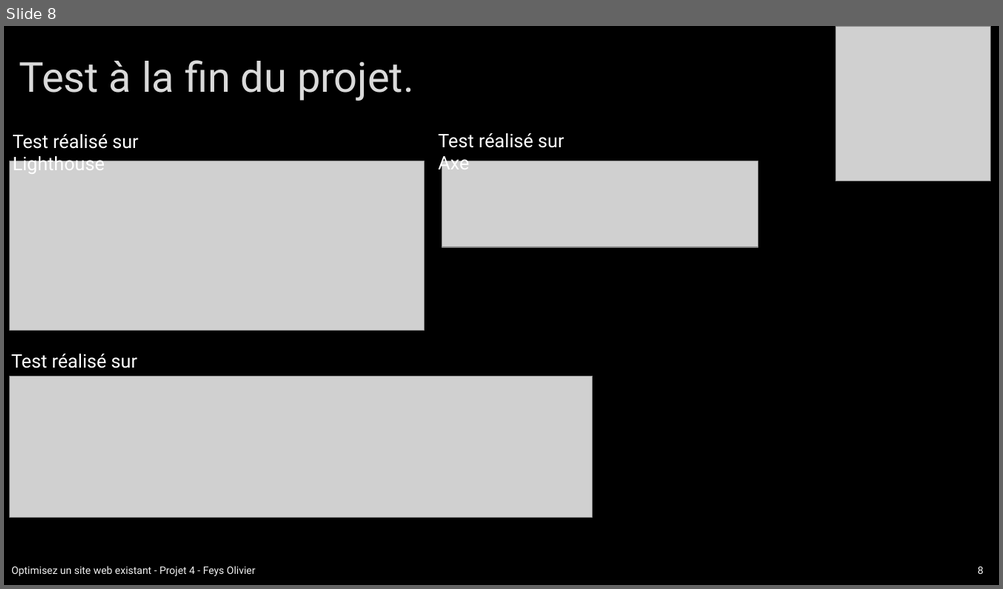
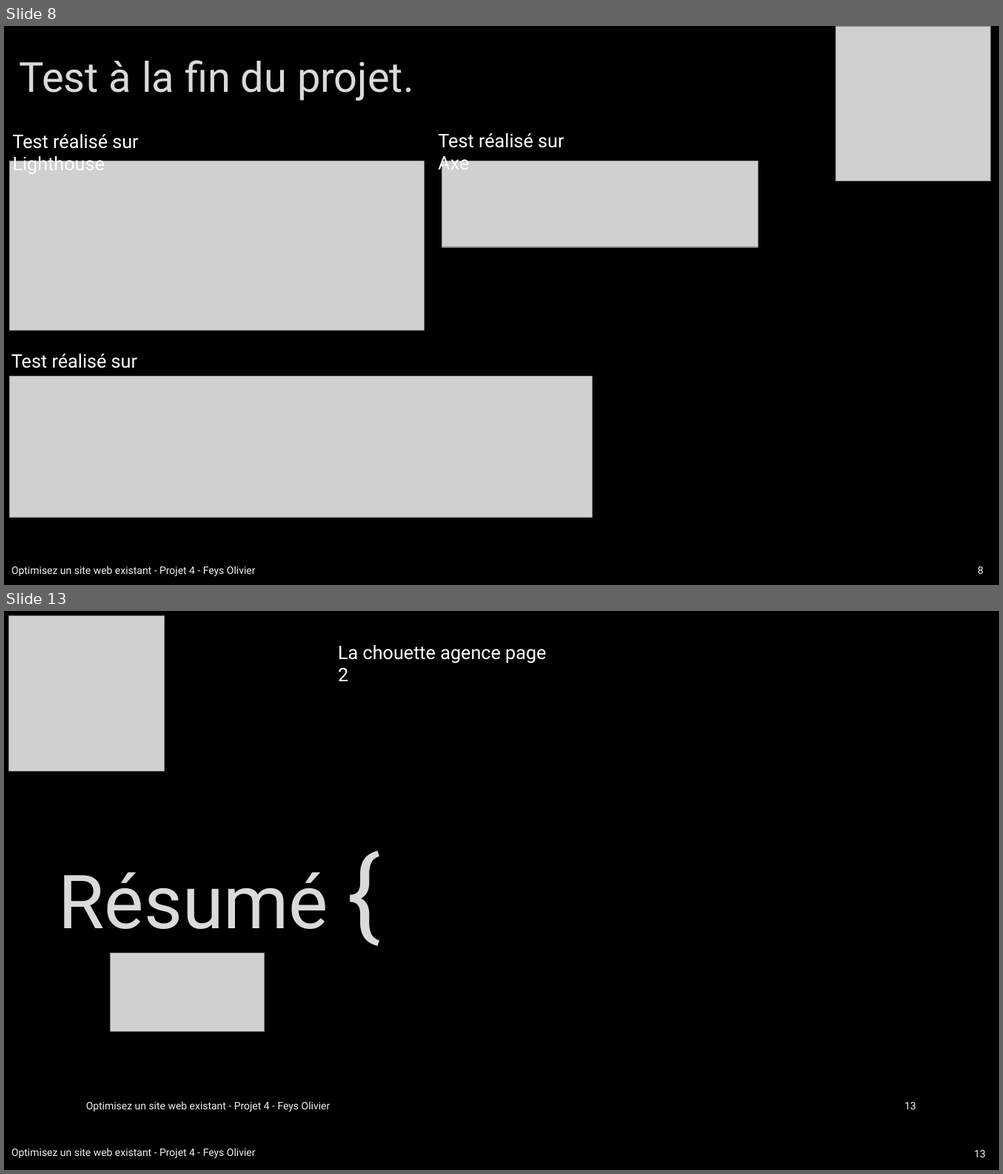
Before and after one commit to Olive59/Projet-4, a slide deck: p4-03-rapport.pptx. Shown one above the other, each under a label of ours: slide 8 before the commit, slides 8 and 13 after it; the slides between them are not shown. The pictures are 1003x589 and 1003x1174 pixels, drawn with LibreOffice and Linux fonts; fonts in the diff are those of the drawing; grey boxes stand for pictures; background and template pictures are left out. Boxes give left, top, right and bottom in pixels: in the first picture for what was removed or moved away, otherwise in the second. Text is boxed around its words. In the diff, an @@ line names an element or a change of style, - is before the commit and + after.

```diff
--- a/p4-03-rapport.pptx
+++ b/p4-03-rapport.pptx
@@ slide 13 added at (4, 611, 999, 1170), background picture (left out) @@
@@ picture added at (8, 616, 164, 772) @@
@@ text added at (338, 645, 546, 681), 18 pt, text #FFFFFF @@
+La chouette agence page 2
@@ text added at (58, 872, 328, 929), 72 pt, text #DADADA @@
+Résumé {
@@ picture added at (110, 954, 264, 1032) @@
@@ text added at (86, 1102, 330, 1112), 10 pt, text #F2F2F2 @@
+Optimisez un site web existant - Projet 4 - Feys Olivier
@@ page number added at (904, 1102, 916, 1110), 10 pt, text #F2F2F2 @@
+13
@@ text added at (11, 1148, 256, 1159), 10 pt, text #F2F2F2 @@
+Optimisez un site web existant - Projet 4 - Feys Olivier
@@ page number added at (973, 1150, 985, 1158), 10 pt, text #F2F2F2 @@
+13
```
Also in this commit, not shown: 3 slides changed, 4 other slides added, 13 other files.
